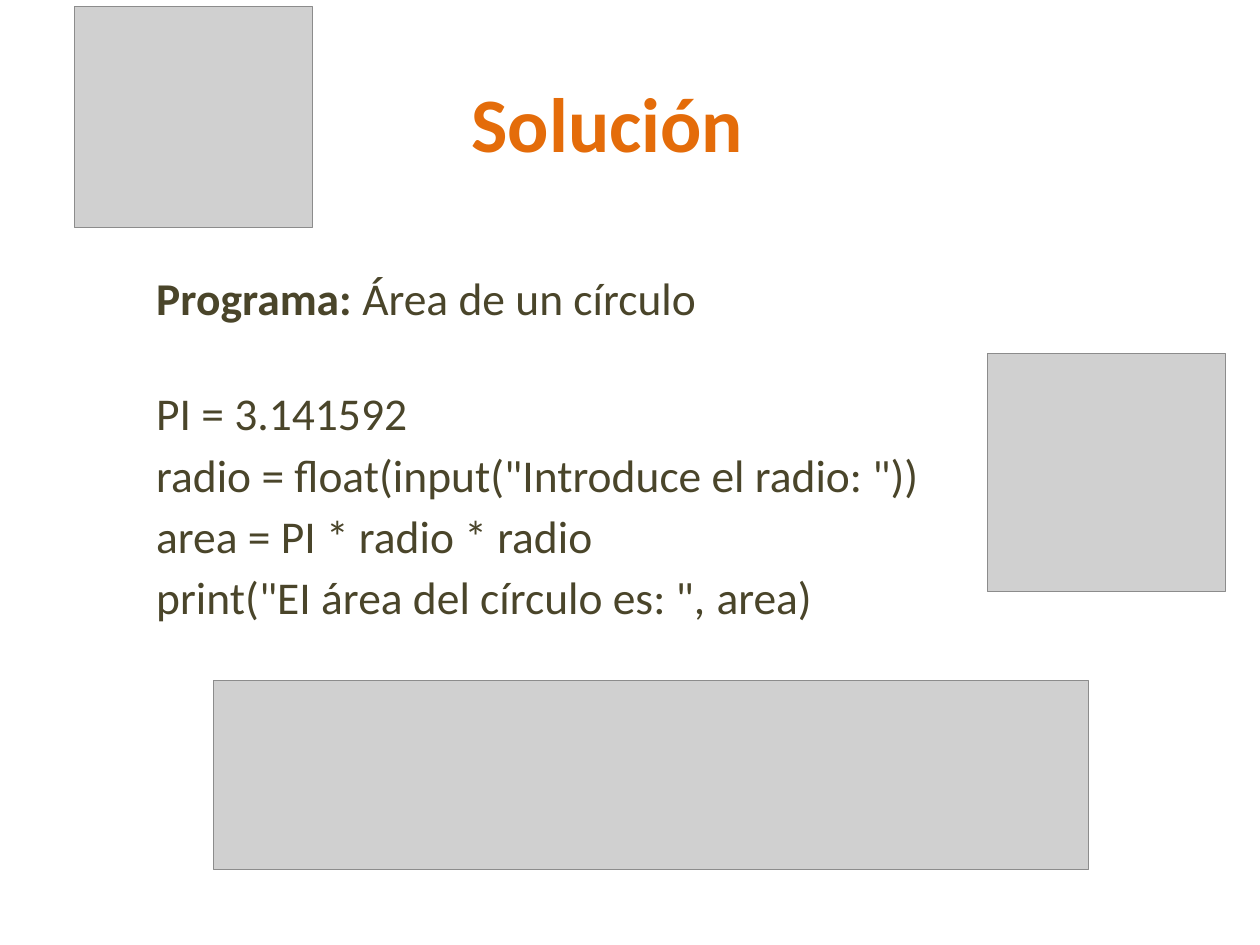
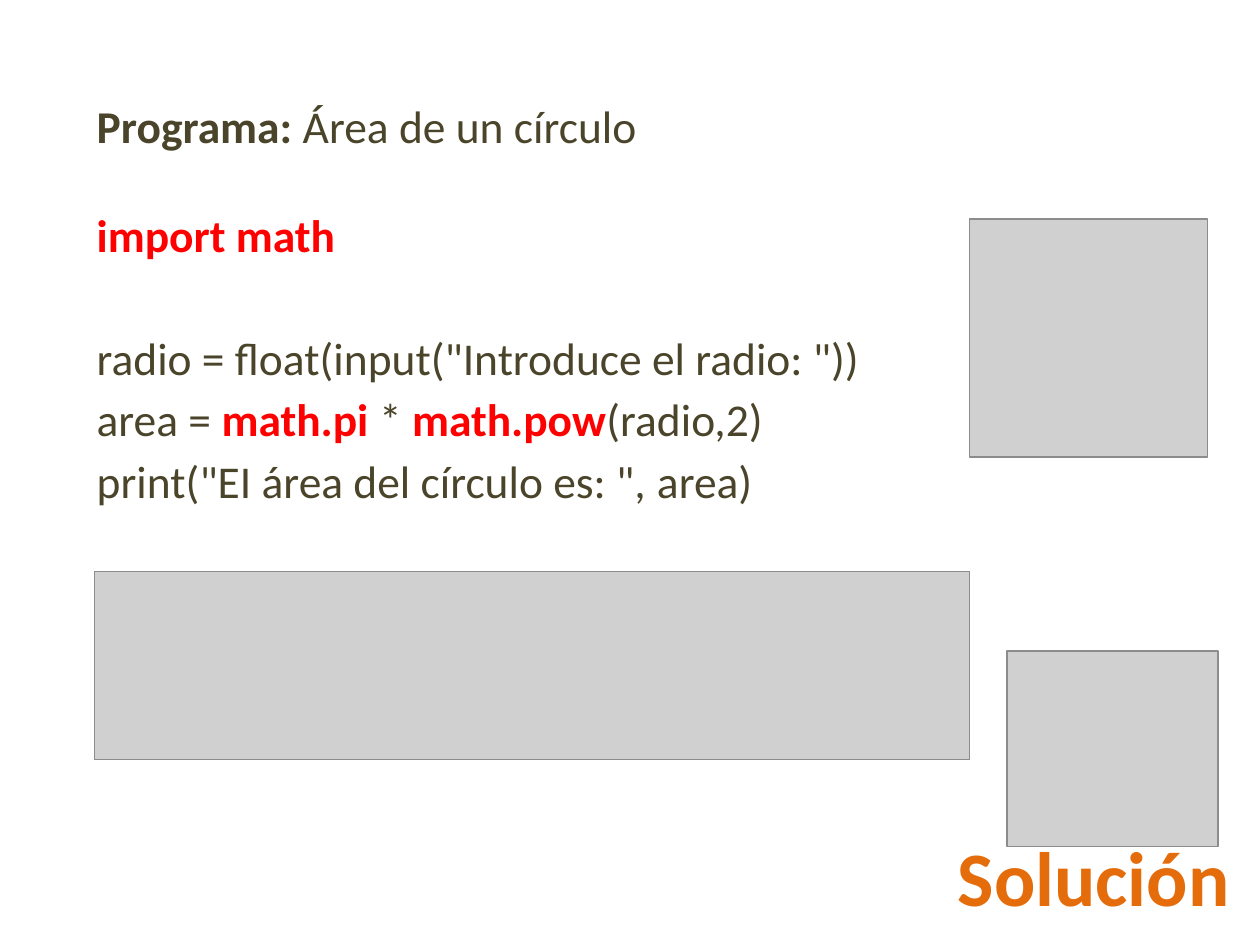
Before and after one commit to lizetheP/PensamientoC, a slide deck: slide 20 of CalendarioAgo20L/presentaciones/3_Componentes.pptx. Drawn at 1260x945 pixels with LibreOffice and Linux fonts; fonts in the diff are those of the drawing; grey boxes stand for pictures. Boxes give left, top, right and bottom in pixels: in the first picture for what was removed or moved away, otherwise in the second. Text is boxed around its words. In the diff, an @@ line names an element or a change of style, - is before the commit and + after.

```diff
--- a/CalendarioAgo20L/presentaciones/3_Componentes.pptx
+++ b/CalendarioAgo20L/presentaciones/3_Componentes.pptx
@@ text "Programa: Área de un círculo" moved from (x1=156, y1=277, x2=862, y2=622) to (x1=97, y1=106, x2=802, y2=506) @@
@@ text at (x1=97, y1=220, x2=335, y2=259): text changed; text colour #4A452A to #FF0000; bold on @@
-PI = 3.141592
+import math
@@ picture moved from (x1=987, y1=354, x2=1225, y2=592) to (x1=970, y1=219, x2=1208, y2=457) @@
@@ text at (x1=97, y1=403, x2=763, y2=443): text changed @@
-area = PI * radio * radio
+area = math.pi * math.pow(radio,2)
@@ picture moved from (x1=213, y1=680, x2=1089, y2=869) to (x1=94, y1=571, x2=970, y2=760) @@
@@ picture resized from (x1=74, y1=6, x2=312, y2=227) to (x1=1007, y1=651, x2=1217, y2=847) @@
@@ text "Solución" rewrapped from (x1=472, y1=98, x2=743, y2=153) to (x1=958, y1=842, x2=1229, y2=907) @@
```
Also in this commit, not shown: 4 other slides changed, 1 other file.
